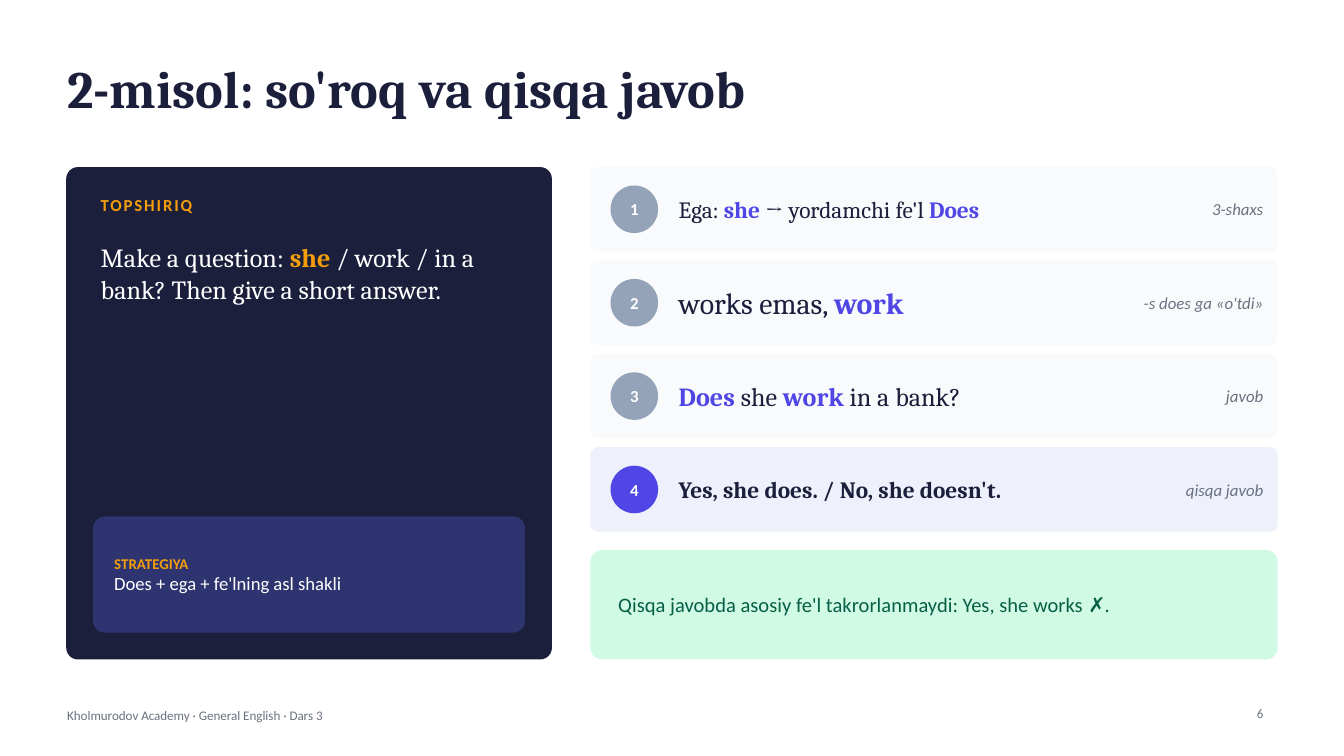
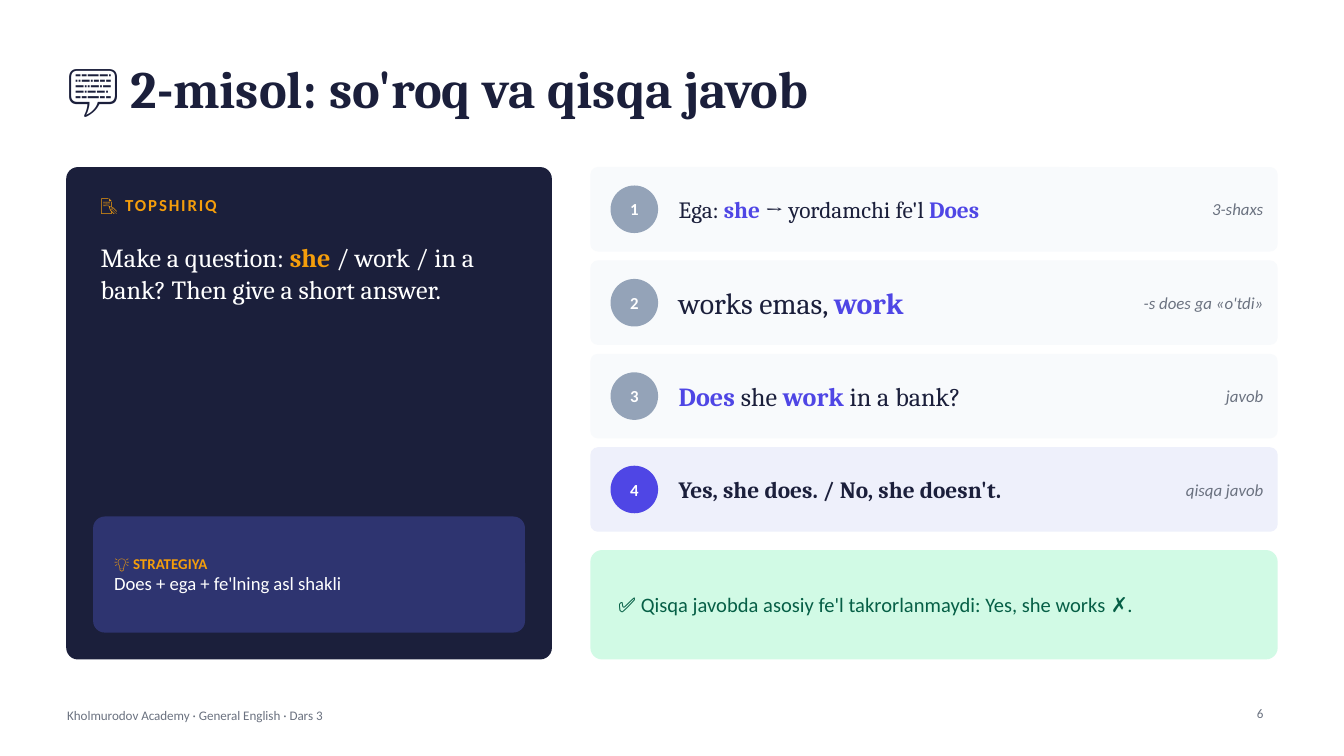
Before and after one commit to Sunnatbe/probability_for_11grade, a slide deck: slide 6 of general-english/namuna/Dars03_Present_Simple.pptx. Drawn at 1344x756 pixels with LibreOffice and Linux fonts; fonts in the diff are those of the drawing. Boxes give left, top, right and bottom in pixels: in the first picture for what was removed or moved away, otherwise in the second. Text is boxed around its words. In the diff, an @@ line names an element or a change of style, - is before the commit and + after.

```diff
--- a/general-english/namuna/Dars03_Present_Simple.pptx
+++ b/general-english/namuna/Dars03_Present_Simple.pptx
@@ text at box(131, 71, 808, 119): text changed @@
-2-misol: so'roq va qisqa javob
+💬 2-misol: so'roq va qisqa javob
@@ text at box(101, 195, 517, 235): text changed @@
-TOPSHIRIQ
+📝 TOPSHIRIQ
@@ text at box(133, 559, 207, 569): text changed @@
-STRATEGIYA
+💡 STRATEGIYA
@@ text at box(641, 597, 1106, 616): text changed @@
-Qisqa javobda asosiy fe'l takrorlanmaydi: Yes, she works ✗.
+✅ Qisqa javobda asosiy fe'l takrorlanmaydi: Yes, she works ✗.
```
Also in this commit, not shown: 10 other slides changed, 2 other files.
